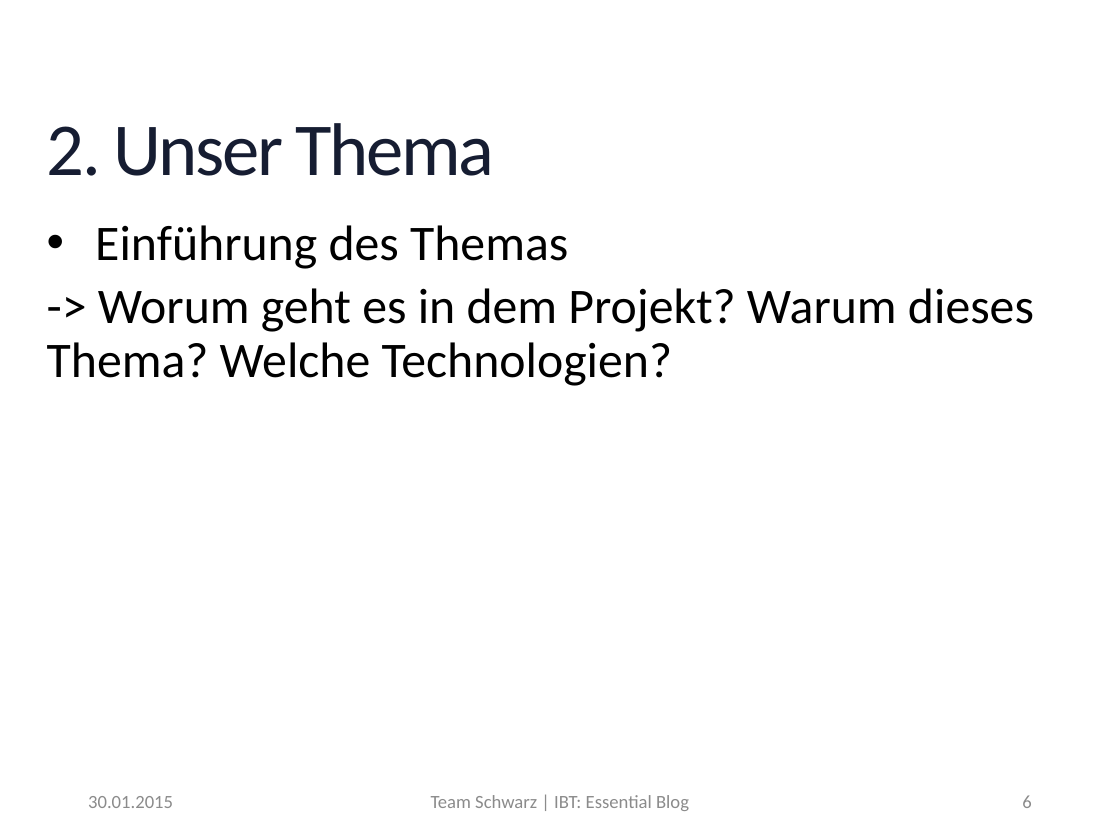
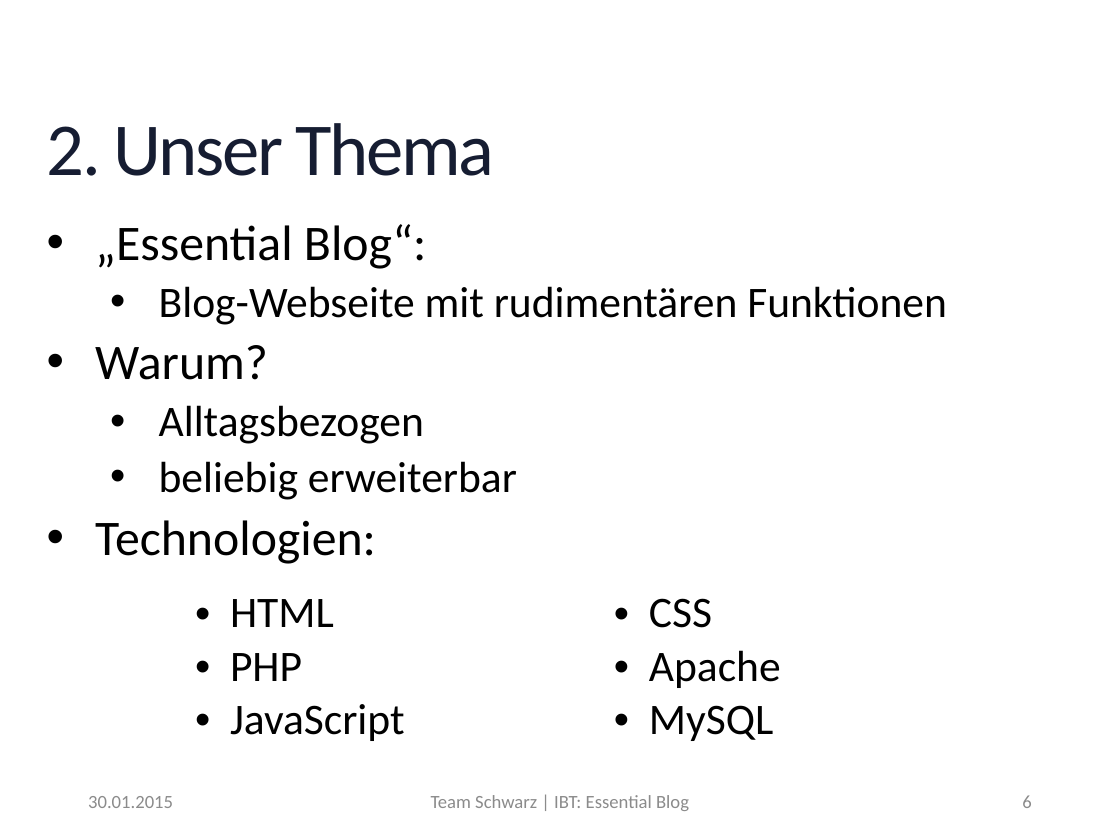
Before and after one commit to MrXXX92/EssentialBlog, a slide deck: slide 6 of Notizen/Präsentation_EssentialBlog.pptx. Drawn at 1120x840 pixels with LibreOffice and Linux fonts; fonts in the diff are those of the drawing; background and template pictures are left out. Boxes give left, top, right and bottom in pixels: in the first picture for what was removed or moved away, otherwise in the second. Text is boxed around its words. In the diff, an @@ line names an element or a change of style, - is before the commit and + after.

Commit message:
Team, Thema und Anforderungen in die Präsi

```diff
--- a/Notizen/Präsentation_EssentialBlog.pptx
+++ b/Notizen/Präsentation_EssentialBlog.pptx
@@ text at [95, 224, 947, 564]: text changed; size 32 to 28 pt @@
-• Einführung des Themas
--> Worum geht es in dem Projekt? Warum dieses Thema? Welche Technologien?
+• „Essential Blog“:
+  • Blog-Webseite mit rudimentären Funktionen
+• Warum?
+  • Alltagsbezogen
+  • beliebig erweiterbar
+• Technologien:
@@ table added at [128, 581, 965, 749], 1 rows, 2 columns @@
+HTML / PHP / JavaScript | CSS / Apache / MySQL
```
Also in this commit, not shown: 4 other slides changed.
